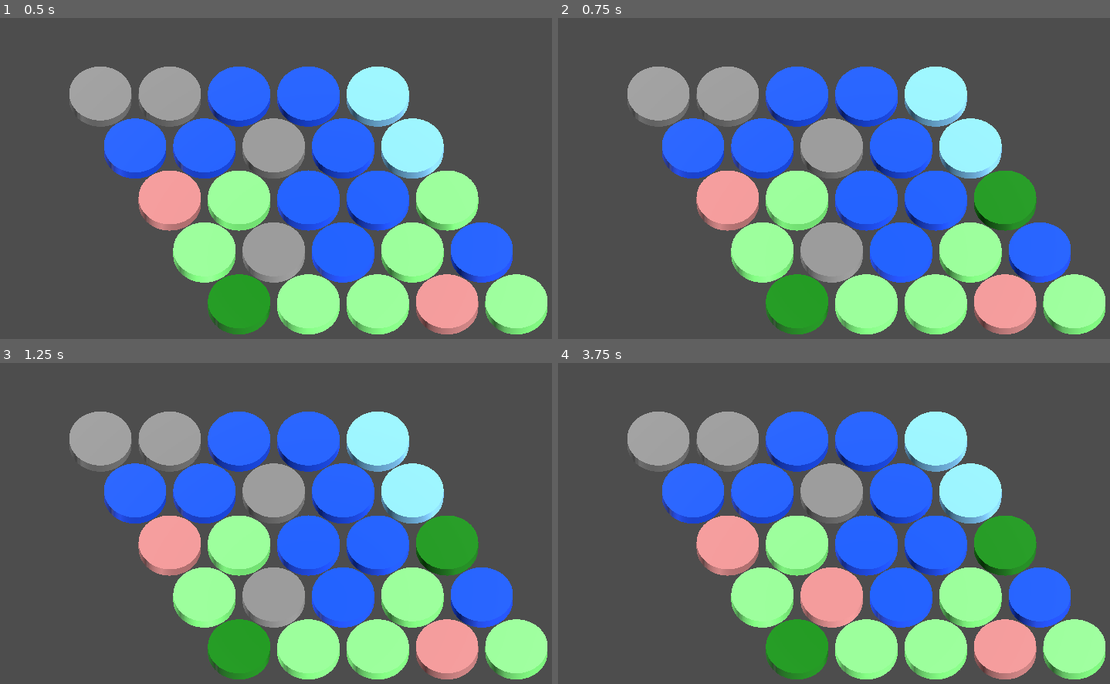
Above: before the commit, frames 1-4 (two rows, left to right).
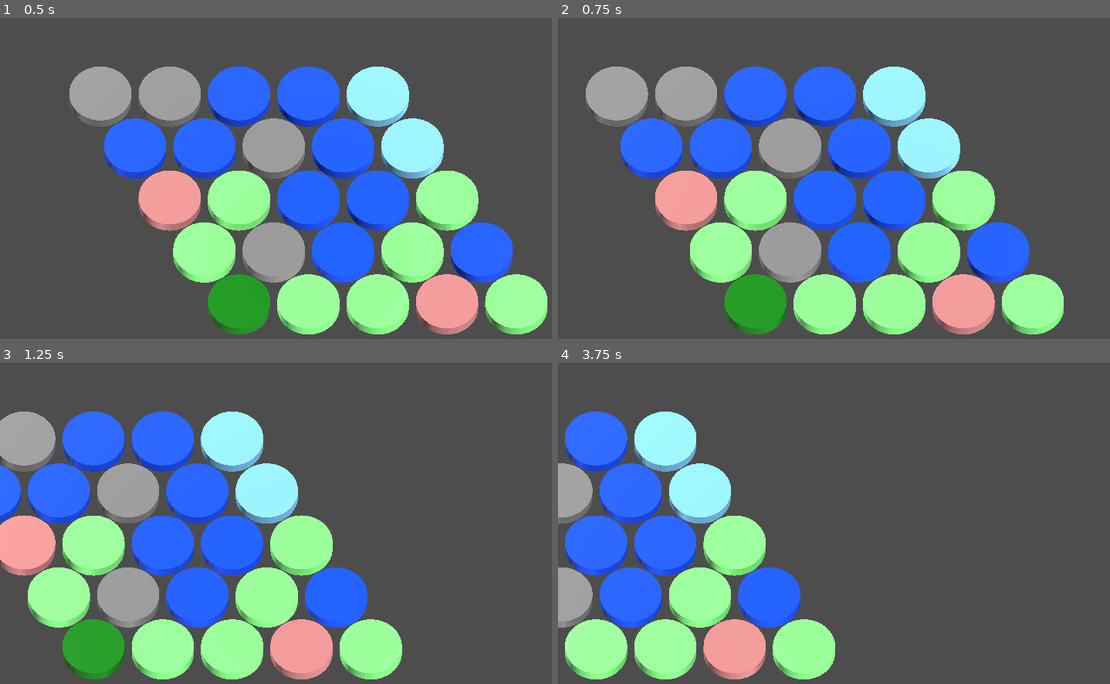
Above: after the commit, the same moments.

Repository: speezepearson/cohabitive-map
Game: Godot game, scene res://play.tscn
Same seed, same stepped clock (60 frames per second), same inputs: the game is played once before the commit and once after it. The project has no main scene, so this scene is started directly.
Inputs (mouse positions are in pixels of both pictures, inside the frame that each line leads up to):
- Up to frame 1 (0.5 s): no input
- Up to frame 2 (0.75 s): tap Enter at 0.5 s; move the mouse to (999, 175) at 0.52 s; hold Right from 0.53 s (still down); click (999, 175) at 0.67 s
- Up to frame 3 (1.25 s): keep holding Right
- Up to frame 4 (3.75 s): move the mouse to (745, 552) at 1.27 s; release Right at 1.28 s; hold Down 1.28-2.03 s; move the mouse to (927, 459) at 2.02 s; hold Right 2.03-2.78 s; move the mouse to (834, 606) at 2.77 s; hold Up 2.78-3.53 s; click (834, 606) at 2.92 s; move the mouse to (1049, 587) at 3.52 s; hold Left from 3.53 s (still down)

Frame 1 is identical in both runs. In frame 2, 44% of the frame differs, in the area x 5-100%, y 15-99%; in frame 3, 56%; in frame 4, 61%, in the area x 0-100%, y 15-99%.

Commit message:
feat: camera movement

Diff:
--- a/SphereThing.gd
+++ b/SphereThing.gd
@@ -16,10 +16,12 @@
 	self.hex_type = t
 	self.material.albedo_color = hex_type_colors[self.hex_type]
 
+func get_mesh() -> MeshInstance3D: return $SphereMesh3D
+
 func _ready():
 	# duplicate override material so we can edit it without affecting all instances
-	self.material = $SphereMesh3D.get_surface_override_material(0).duplicate()
-	$SphereMesh3D.set_surface_override_material(0, self.material)
+	self.material = get_mesh().get_surface_override_material(0).duplicate()
+	get_mesh().set_surface_override_material(0, self.material)
 
 	set_hex_type(HexTypeLib.random_type())
 
--- a/play.gd
+++ b/play.gd
@@ -21,7 +21,18 @@
 			# Add the instance to the current scene
 			add_child(instance)
 
+func get_camera() -> Camera3D: return $Camera3D
 
-# Called every frame. 'delta' is the elapsed time since the previous frame.
+const CAMERA_SPEED = 3
+func move_camera(dt):
+	if Input.is_key_pressed(KEY_LEFT):
+		get_camera() .transform.origin.x -= CAMERA_SPEED*dt
+	if Input.is_key_pressed(KEY_RIGHT):
+		get_camera().transform.origin.x += CAMERA_SPEED*dt
+	if Input.is_key_pressed(KEY_UP):
+		get_camera().transform.origin.z -= CAMERA_SPEED*dt
+	if Input.is_key_pressed(KEY_DOWN):
+		get_camera().transform.origin.z += CAMERA_SPEED*dt
+
 func _process(delta):
-	pass
+	move_camera(delta)
